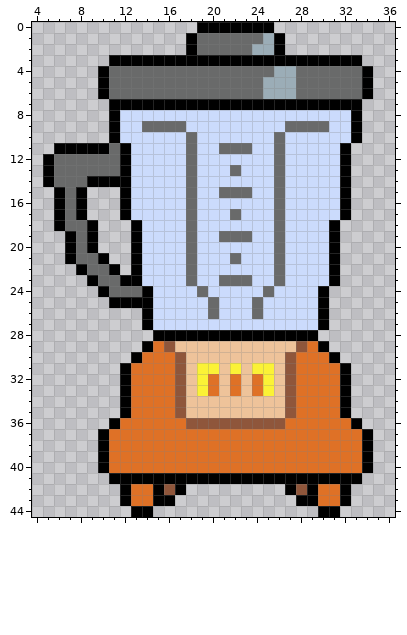
Edited in one commit: pixel-art file (ase/gob_special_blender.ase). This is how it looked before the edit.
45x45 pixels, 1 frame. Shown: x 4..36, y 0..44.
Now the later version:
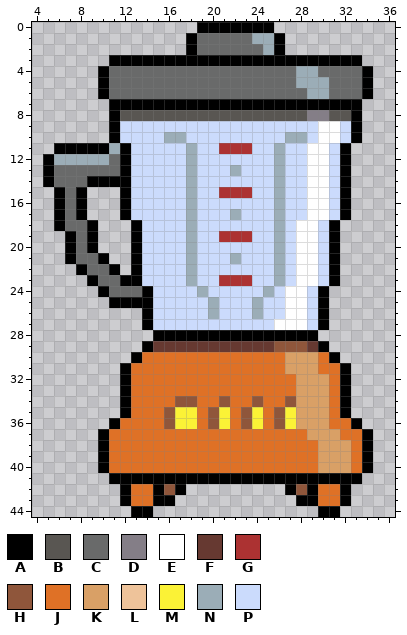
Palette (. is transparent): A #000000  B #595652  C #696a6a  D #847e87  E #ffffff  F #663931  G #ac3232  H #8f563b  J #df7126  K #d9a066  L #eec39a  M #fbf236  N #9badb7  P #cbdbfc
The edit:
Colour B replaces colour P in row 8 at x 12 to 28 and 31 to 32.
Colour C replaces colour N in row 2 at x 24; in row 4 at x 26 to 27; in rows 5 to 6 at x 25 to 27.
Colour D replaces colour P in row 8 at x 29 to 30.
Colour E replaces colour C in row 9 at x 30.
Colour E replaces colour P in row 9 at x 31; in row 10 at x 30 to 31; in rows 11 to 17 at x 29 to 30; in rows 18 to 23 at x 28 to 29; in rows 24 to 26 at x 27 to 28; in row 27 at x 26 to 28.
Colour F replaces colour H in row 29 at x 16.
Colour F replaces colour J in row 29 at x 15 and 29.
Colour F replaces colour L in row 29 at x 17 to 25.
Colour G replaces colour C in row 11 at x 21 to 23; in row 15 at x 21 to 23; in row 19 at x 21 to 23; in row 23 at x 21 to 23.
Colour H replaces colour J in rows 35 to 36 at x 16.
Colour H replaces colour L in row 29 at x 26 to 27; in row 34 at x 18, 21 and 24; in row 35 at x 20, 23 and 26.
Colour J replaces colour H in rows 30 to 31 at x 17; in rows 32 to 33 at x 17 and 27; in row 36 at x 19, 22 and 25.
Colour J replaces colour L in row 30 at x 18 to 26; in rows 31 to 33 at x 18, 21, 23 and 26; in row 34 at x 19 to 20, 22 to 23 and 25 to 26; in row 35 at x 19, 22 and 25.
Colour J replaces colour M in row 31 at x 19 to 20, 22 and 24 to 25; in rows 32 to 33 at x 19 and 25.
Colour K replaces colour H in rows 30 to 31 at x 27.
Colour K replaces colour J in rows 30 to 31 at x 28 to 29; in rows 32 to 36 at x 28 to 30; in row 37 at x 29 to 31; in rows 38 to 40 at x 30 to 32.
Colour M replaces colour H in row 35 at x 17 and 27; in row 36 at x 18, 21 and 24.
Colour M replaces colour J in row 36 at x 17 and 27.
Colour M replaces colour L in row 35 at x 18, 21 and 24.
Colour N replaces colour C in row 1 at x 24; in row 4 at x 28 to 29; in row 5 at x 28 to 30; in row 6 at x 29 to 30; in row 11 at x 11, 18 and 26; in row 12 at x 6 to 10, 18 and 26.
Colour N replaces colour C in row 13 at x 18, 22 and 26; in rows 14 to 16 at x 18 and 26; in row 17 at x 18, 22 and 26; in rows 18 to 20 at x 18 and 26; in row 21 at x 18, 22 and 26; in rows 22 to 23 at x 18 and 26.
Colour N replaces colour C in row 24 at x 19 and 25; in rows 25 to 26 at x 20 and 24.
Colour N replaces colour P in row 10 at x 16 to 17 and 27 to 28.
Colour P replaces colour C in row 9 at x 14 to 17 and 27 to 29; in row 10 at x 18 and 26.
Changed places in both pictures, as pixel boxes (x1, y1, x2, y2):
changed: (54, 33, 351, 473)
